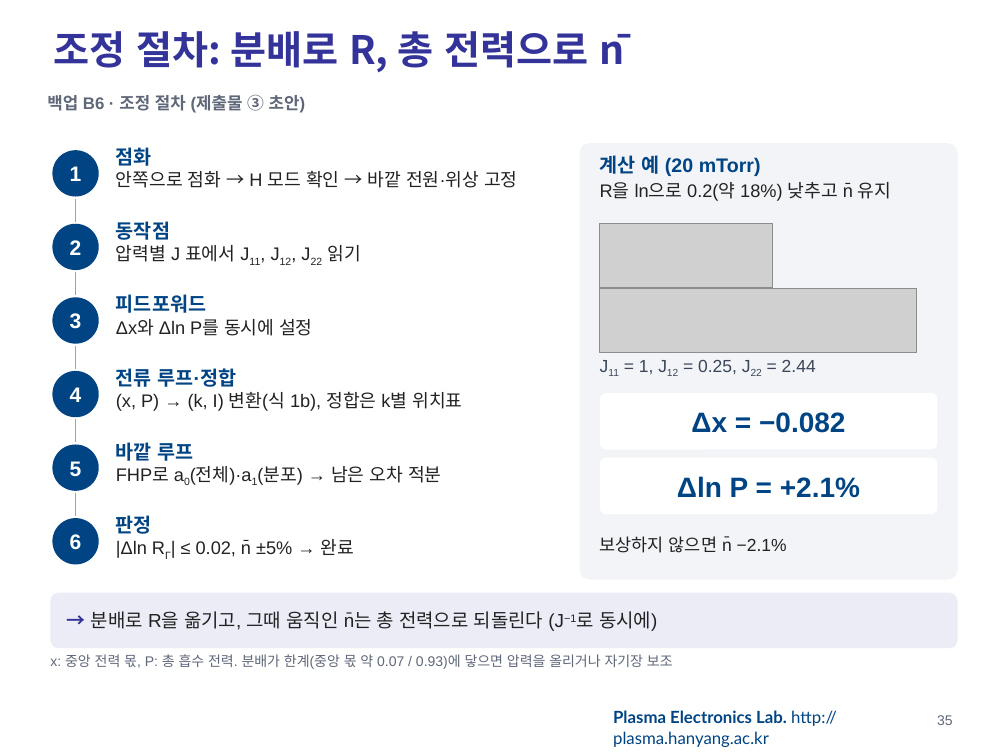
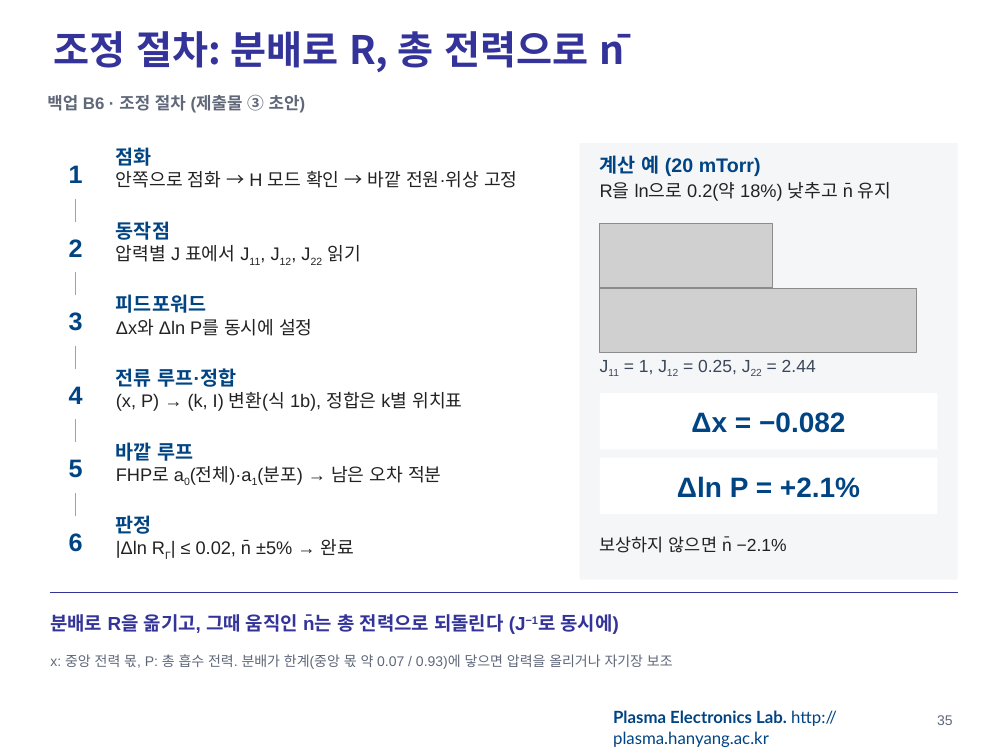
Before and after one commit to garlicjam-pyo/plasma, a slide deck: slide 35 of presentations/1차발표_최종.pptx. Drawn at 1008x756 pixels with LibreOffice and Linux fonts; fonts in the diff are those of the drawing; grey boxes stand for pictures; background and template pictures are left out. Boxes give left, top, right and bottom in pixels: in the first picture for what was removed or moved away, otherwise in the second. Text is boxed around its words. In the diff, an @@ line names an element or a change of style, - is before the commit and + after.

```diff
--- a/presentations/1차발표_최종.pptx
+++ b/presentations/1차발표_최종.pptx
@@ text "1": place and size @@
-text "1" at bbox=[52, 150, 99, 197]
+text "1" at bbox=[69, 165, 83, 183]
@@ text "2": place and size @@
-text "2" at bbox=[52, 224, 99, 270]
+text "2" at bbox=[69, 239, 83, 257]
@@ text "3": place and size @@
-text "3" at bbox=[52, 297, 99, 344]
+text "3" at bbox=[69, 312, 83, 331]
@@ text "4": place and size @@
-text "4" at bbox=[52, 371, 99, 417]
+text "4" at bbox=[69, 386, 83, 404]
@@ text "5": place and size @@
-text "5" at bbox=[52, 445, 99, 491]
+text "5" at bbox=[69, 459, 83, 478]
@@ size 15 to 18 pt, text colour #FFFFFF to #004483; more space between paragraphs; fill #004483 to none in 6 elements at bbox=[69, 165, 83, 183], bbox=[69, 239, 83, 257], bbox=[69, 312, 83, 331], bbox=[69, 386, 83, 404], bbox=[69, 459, 83, 478], bbox=[69, 533, 83, 552] @@
@@ text "6": place and size @@
-text "6" at bbox=[52, 518, 99, 564]
+text "6" at bbox=[69, 533, 83, 552]
@@ text "분배로 R을 옮기고, 그때 움직인 ...": place and size @@
-text "분배로 R을 옮기고, 그때 움직인 ..." at bbox=[50, 593, 958, 648]
+text "분배로 R을 옮기고, 그때 움직인 ..." at bbox=[50, 614, 619, 634]
@@ text "분배로 R을 옮기고, 그때 움직인 ..." at bbox=[50, 614, 619, 634]: fill #ECECF7 to none @@
@@ line added from (50, 593) to (958, 593), #333399 1 pt @@
@@ text at bbox=[50, 614, 619, 634]: text changed; text colour #222222 to #333399; bold on @@
-→ 분배로 R을 옮기고, 그때 움직인 n̄는 총 전력으로 되돌린다 (J−1로 동시에)
+분배로 R을 옮기고, 그때 움직인 n̄는 총 전력으로 되돌린다 (J−1로 동시에)
```
Also in this commit, not shown: 39 other slides changed, 3 other files.
